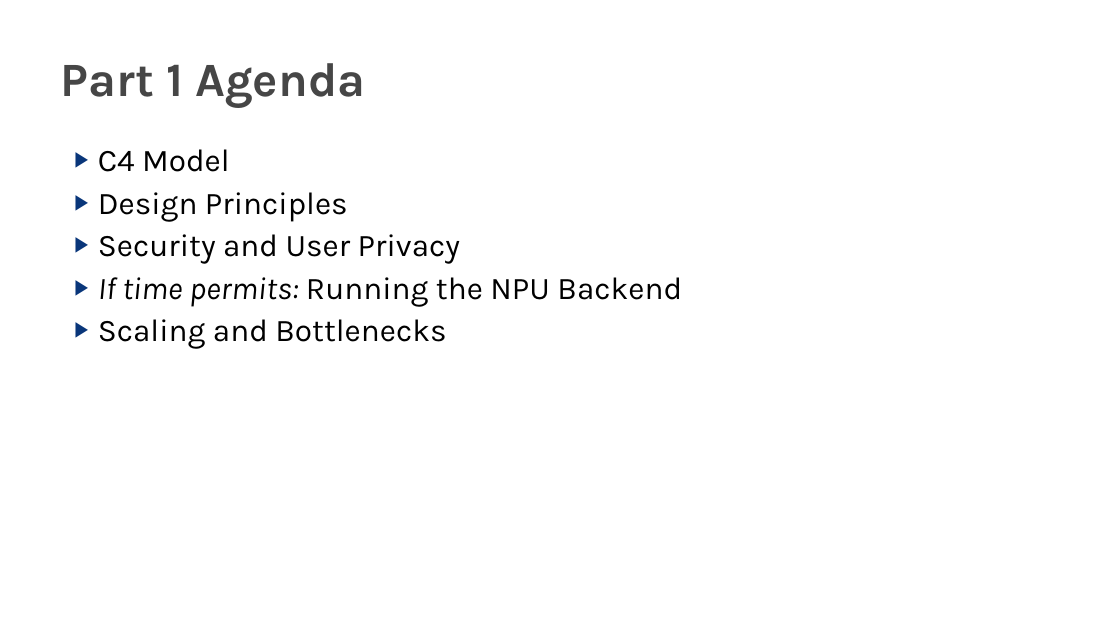
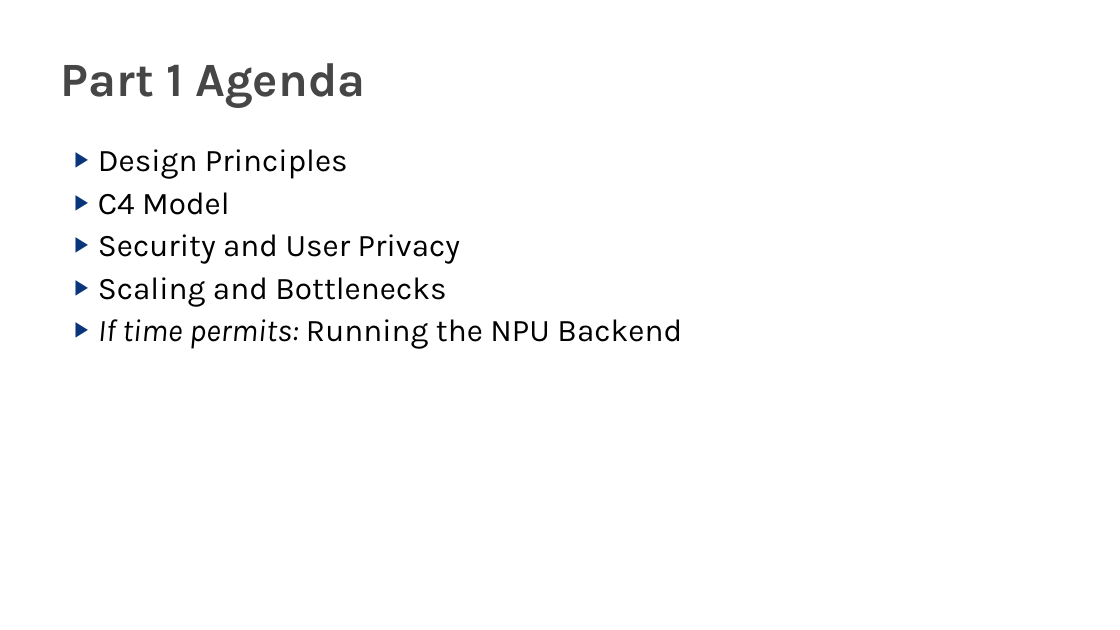
Before and after one commit to wincubate/npu, a slide deck: slide 4 of presentation/Presentation.pptx (slide 3 before the commit). Drawn at 1120x630 pixels with LibreOffice and Linux fonts; fonts in the diff are those of the drawing; background and template pictures are left out. Boxes give left, top, right and bottom in pixels: in the first picture for what was removed or moved away, otherwise in the second. Text is boxed around its words. In the diff, an @@ line names an element or a change of style, - is before the commit and + after.

Commit message:
Working on presentation

```diff
--- a/presentation/Presentation.pptx
+++ b/presentation/Presentation.pptx
@@ text at <box>98,149,348,179</box>: paragraph added @@
+▶ Design Principles
@@ text at <box>98,192,348,222</box>: paragraph removed @@
-▶ Design Principles
@@ text at <box>98,277,446,307</box>: paragraph added @@
+▶ Scaling and Bottlenecks
@@ text at <box>98,319,446,349</box>: paragraph removed @@
-▶ Scaling and Bottlenecks
```
Also in this commit, not shown: 5 slides added, 14 other files.
